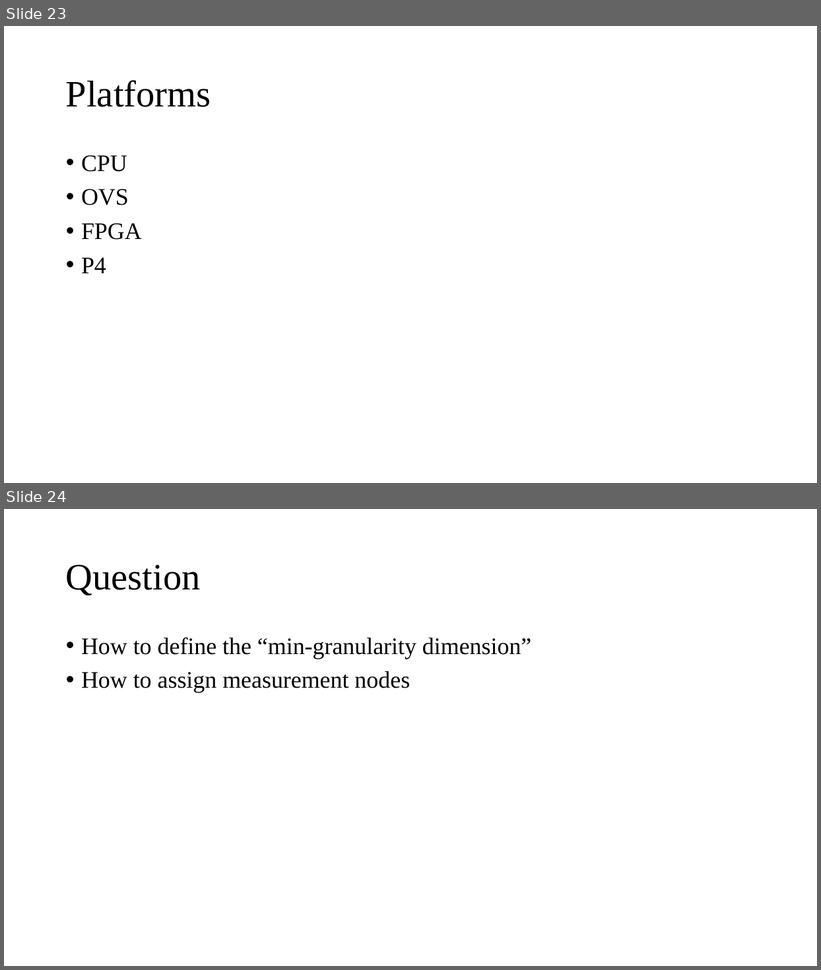
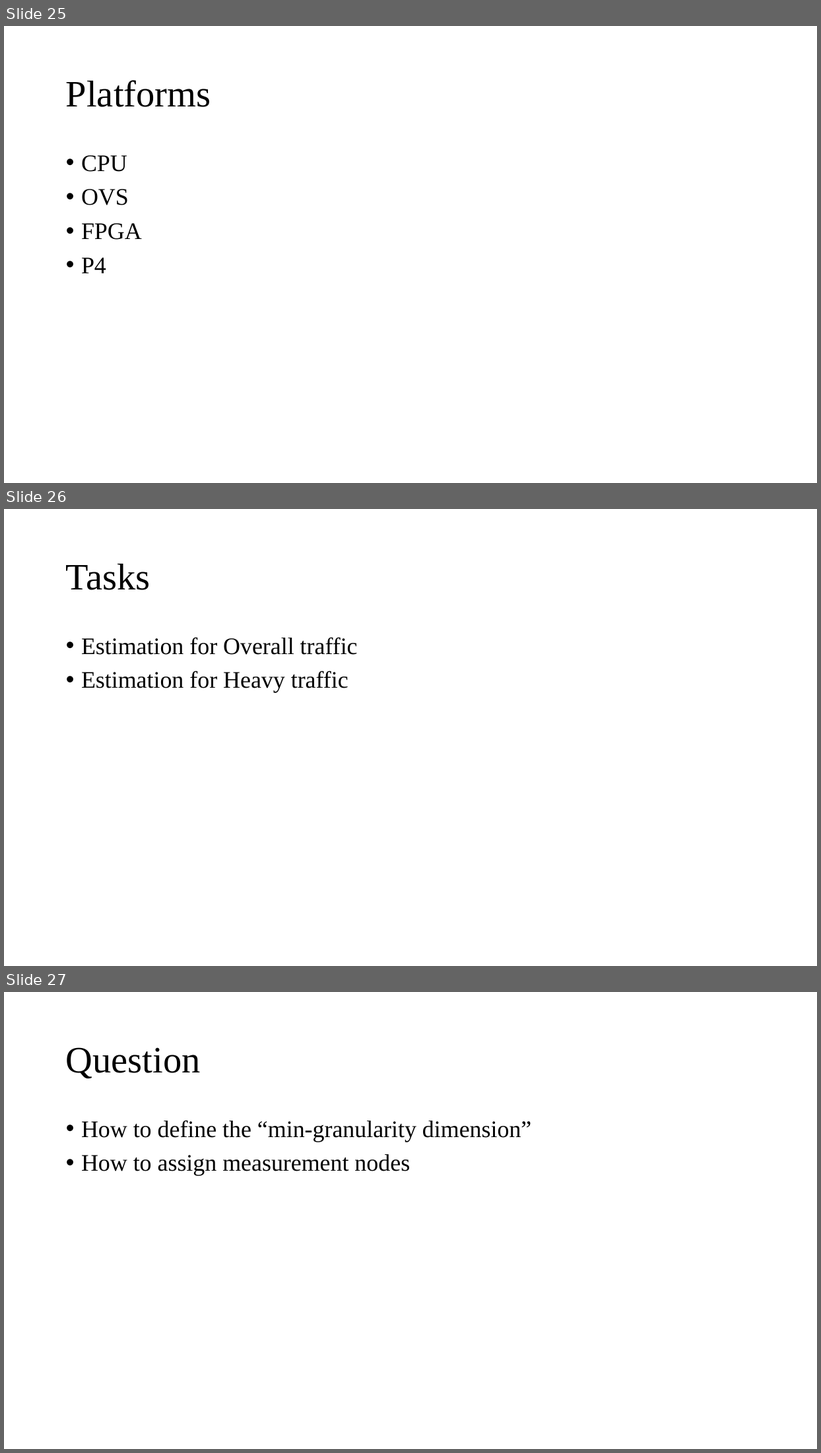
Before and after one commit to Lipox/Dimension, a slide deck: dimensions.pptx. Shown one above the other, each under a label of ours: slides 23 and 24 before the commit, slides 25, 26 and 27 after it. The pictures are 821x970 and 821x1453 pixels, drawn with LibreOffice and Linux fonts; fonts in the diff are those of the drawing. Boxes give left, top, right and bottom in pixels: in the first picture for what was removed or moved away, otherwise in the second. Text is boxed around its words. In the diff, an @@ line names an element or a change of style, - is before the commit and + after.

```diff
--- a/dimensions.pptx
+++ b/dimensions.pptx
@@ slide 26 added at box(4, 509, 817, 966), background #FFFFFF @@
@@ title added at box(66, 563, 151, 590), 44 pt, text #000000 @@
+Tasks
@@ text added at box(81, 637, 358, 693), 28 pt, text #000000 @@
+• Estimation for Overall traffic
+• Estimation for Heavy traffic
@@ what was slide 23 is now slide 25 @@
@@ what was slide 24 is now slide 27 @@
```
Also in this commit, not shown: 4 slides changed, 2 other slides added.
